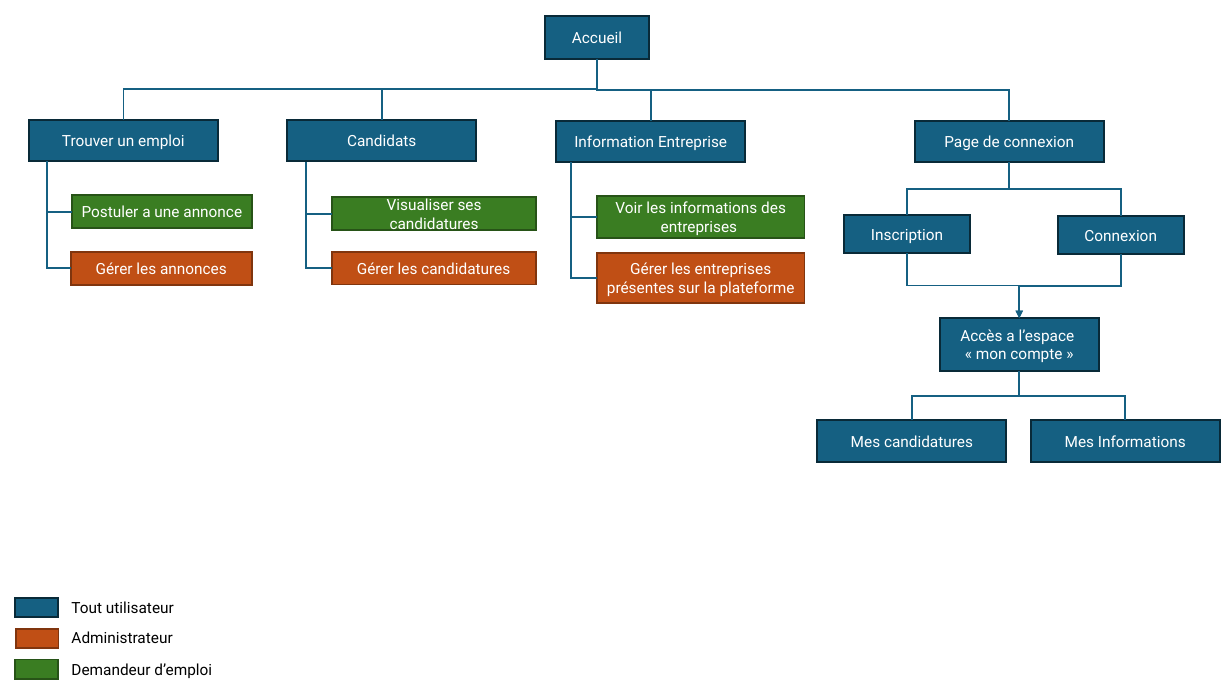
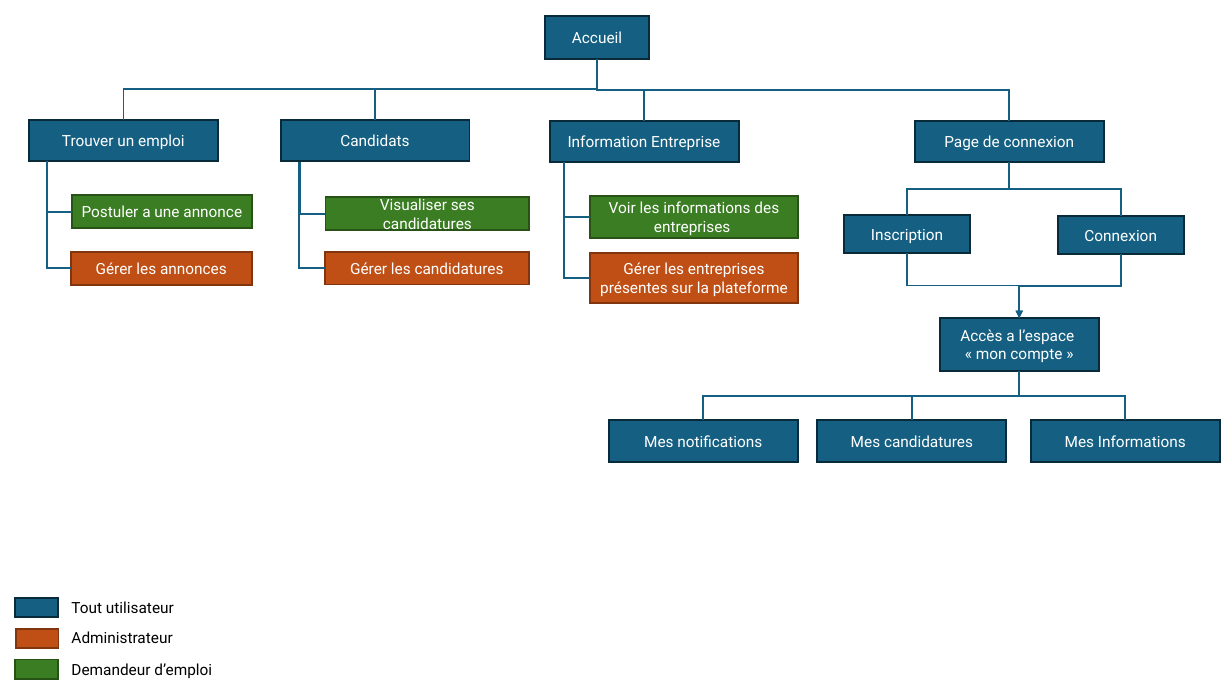
Before and after one commit to Quentinthpt/Projet-POO-Java---Recrutement, a slide deck: slide 1 of Storyboard.pptx. Drawn at 1232x693 pixels with LibreOffice and Linux fonts; fonts in the diff are those of the drawing. Boxes give left, top, right and bottom in pixels: in the first picture for what was removed or moved away, otherwise in the second. Text is boxed around its words. In the diff, an @@ line names an element or a change of style, - is before the commit and + after.

Commit message:
Mise a jour dU Storyboard.pptx

```diff
--- a/Storyboard.pptx
+++ b/Storyboard.pptx
@@ elbow line moved from (597, 59) - (382, 120) to (597, 59) - (375, 120) @@
@@ elbow line moved from (597, 59) - (651, 121) to (597, 59) - (644, 121) @@
@@ elbow line moved from (307, 163) - (333, 213) to (299, 163) - (325, 213) @@
@@ 5 rectangles, 3 elbow lines: place and size @@
-5 rectangles, 3 elbow lines at (287, 120, 805, 303)
+5 rectangles, 3 elbow lines at (281, 120, 799, 303)
@@ rectangle "Visualiser ses candidatures": place and size @@
-rectangle "Visualiser ses candidatures" at (333, 198, 537, 231)
+rectangle "Visualiser ses candidatures" at (325, 198, 530, 231)
@@ elbow line added from (1019, 371) to (703, 421), #156082 1.5 pt @@
@@ rectangle added at (609, 421, 799, 462), fill #156082, outline #092A39 1.5 pt, 12 pt, text #FFFFFF @@
+Mes notifications
```
